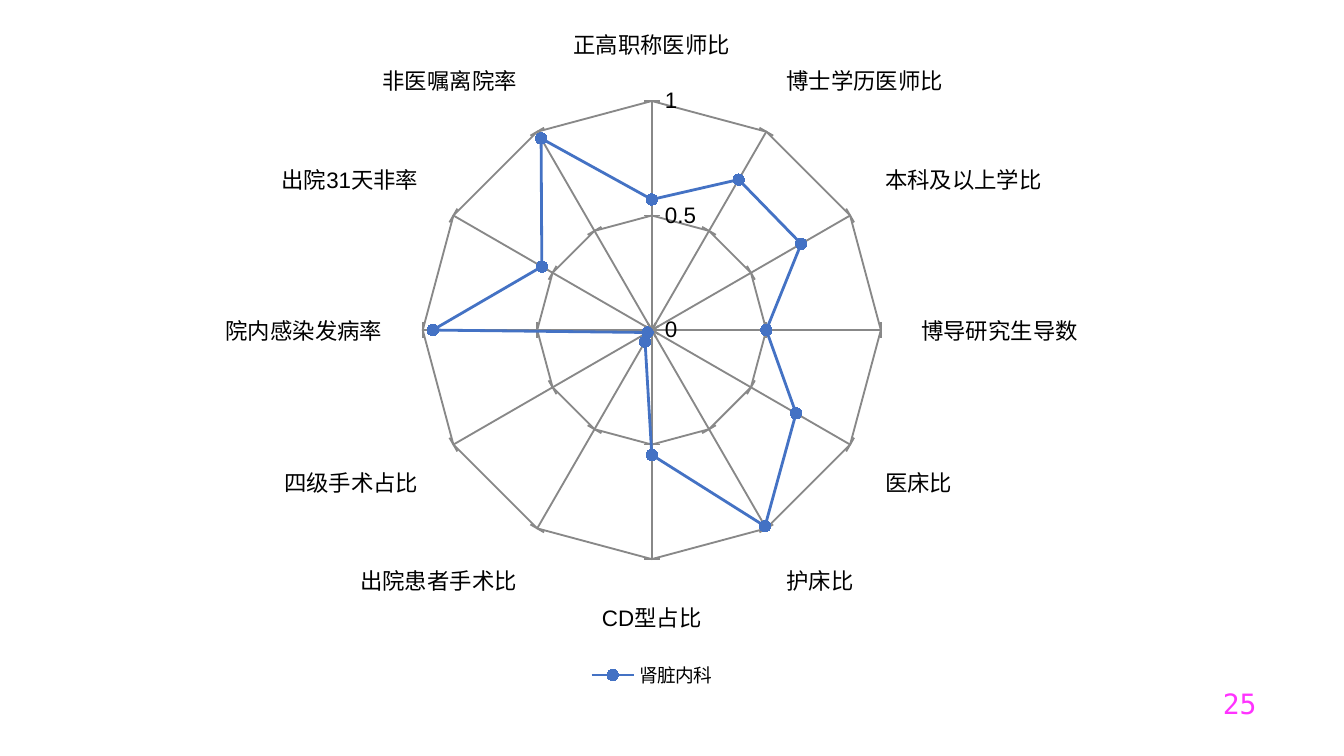
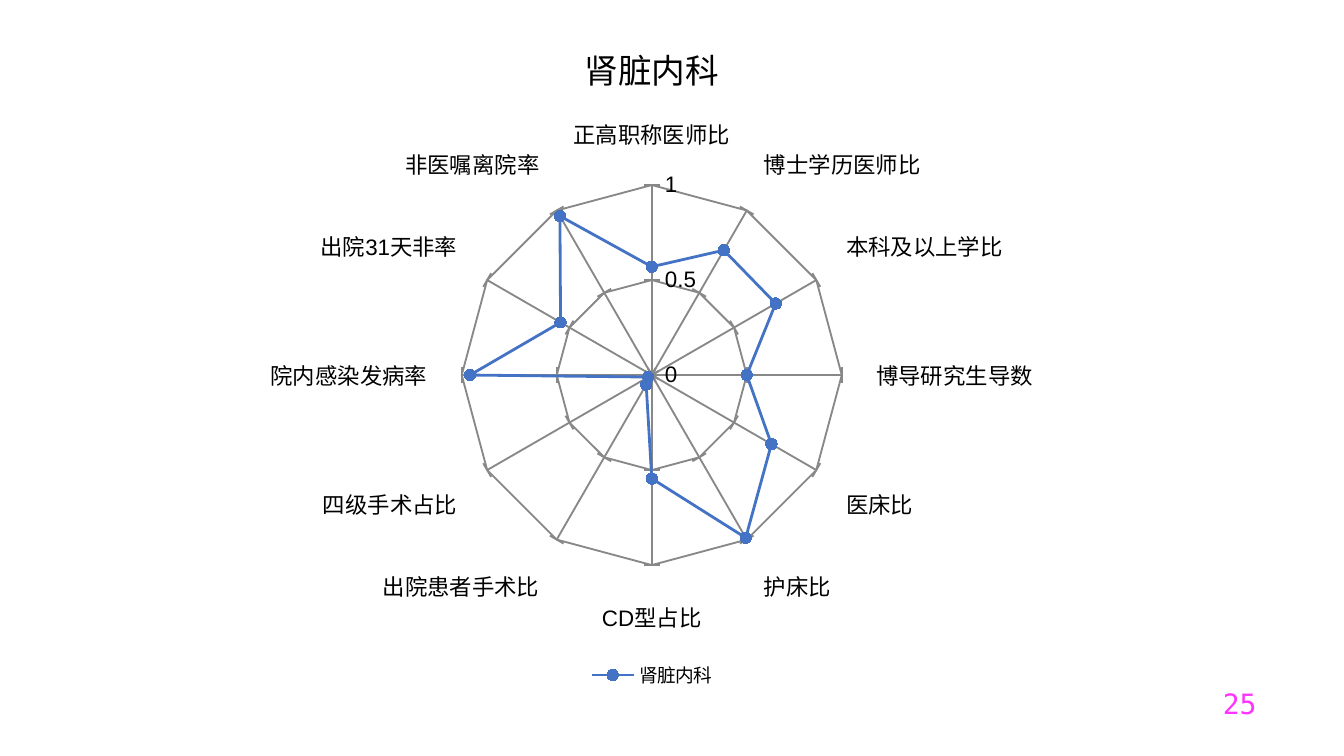
Before and after one commit to Tostig0916/hqcoffee, a slide deck: slide 25 of outputs/PPT/jsszyy.pptxgen.pptx. Drawn at 1344x756 pixels with LibreOffice and Linux fonts; fonts in the diff are those of the drawing. Boxes give left, top, right and bottom in pixels: in the first picture for what was removed or moved away, otherwise in the second. Text is boxed around its words. In the diff, an @@ line names an element or a change of style, - is before the commit and + after.

```diff
--- a/outputs/PPT/jsszyy.pptxgen.pptx
+++ b/outputs/PPT/jsszyy.pptxgen.pptx
@@ radar chart at <box>13,13,1290,694</box> @@
@@ title "肾脏内科" added @@
```
Also in this commit, not shown: 36 other slides changed, 2 other files.
